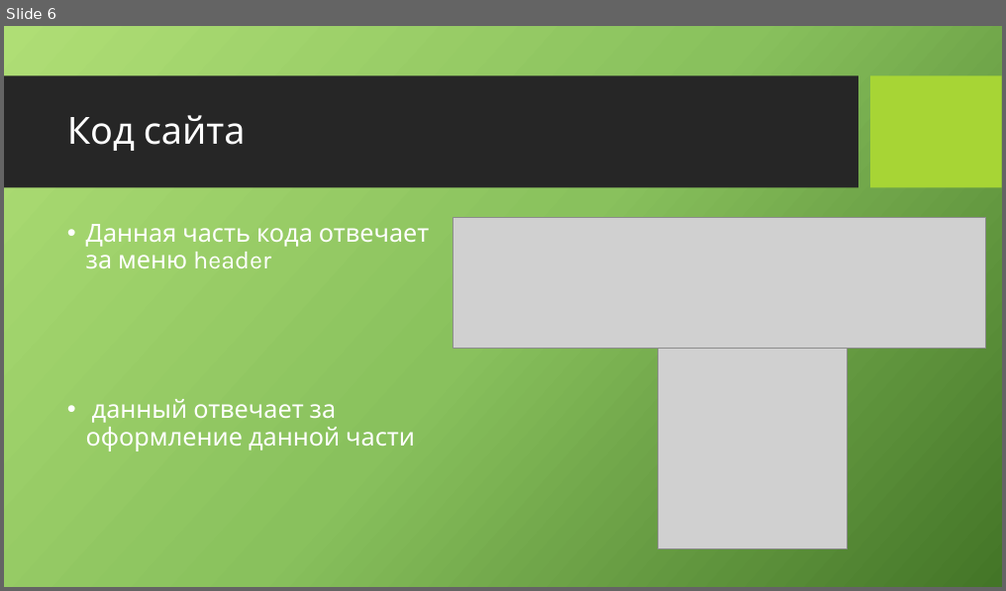
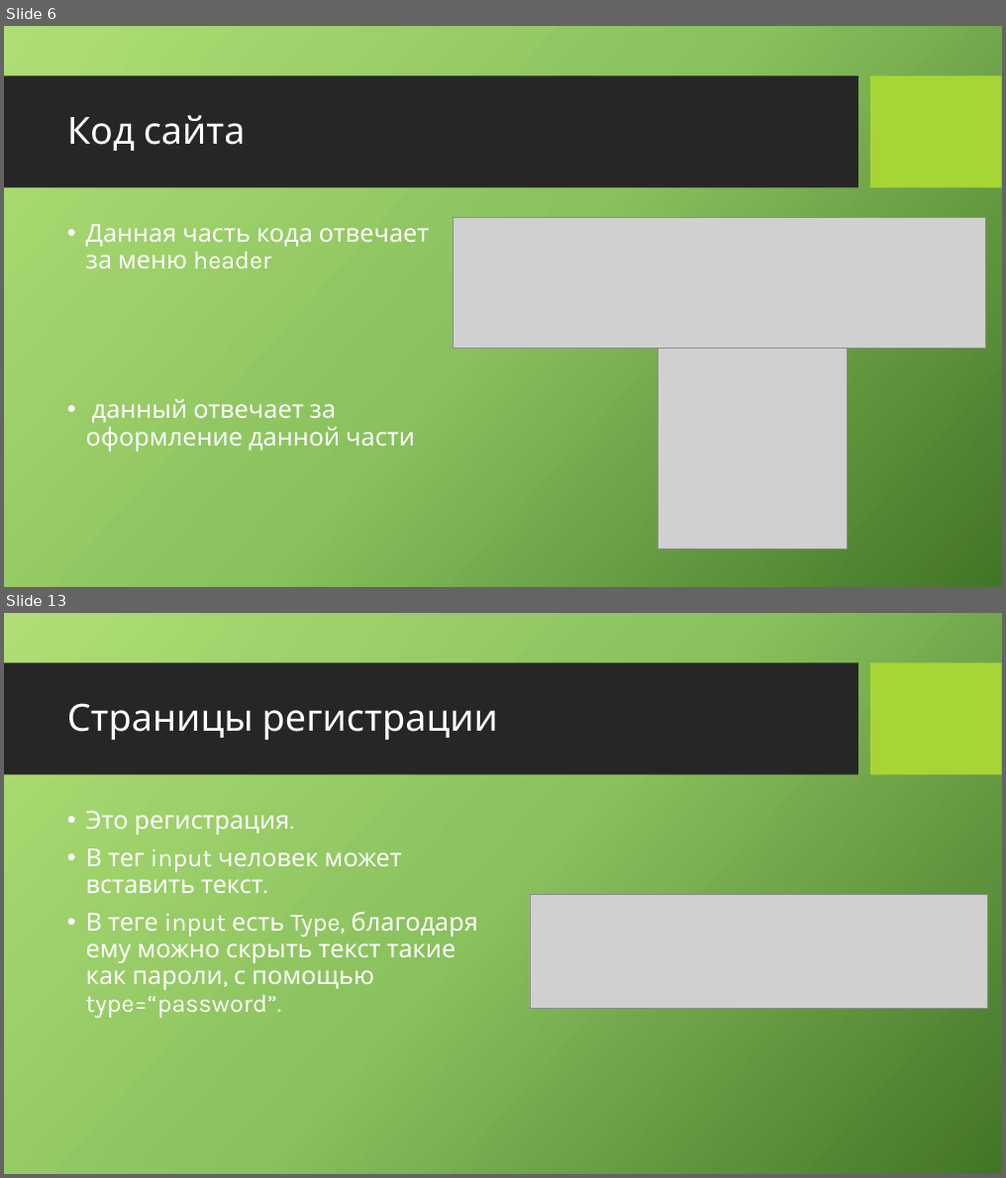
Before and after one commit to CoringPlay/raev-site, a slide deck: Ближе к суте.pptx. Shown one above the other, each under a label of ours: slide 6 before the commit, slides 6 and 13 after it; the slides between them are not shown. The pictures are 1006x591 and 1006x1178 pixels, drawn with LibreOffice and Linux fonts; fonts in the diff are those of the drawing; grey boxes stand for pictures; background and template pictures are left out. Boxes give left, top, right and bottom in pixels: in the first picture for what was removed or moved away, otherwise in the second. Text is boxed around its words. In the diff, an @@ line names an element or a change of style, - is before the commit and + after.

```diff
--- a/Ближе к суте.pptx
+++ b/Ближе к суте.pptx
@@ slide 13 added at (x1=4, y1=613, x2=1002, y2=1174), background picture (left out); not listed: 2 template elements that a slide beside it also shows @@
@@ title added at (x1=67, y1=703, x2=498, y2=740), 36 pt, text #FFFFFF @@
+Страницы регистрации
@@ text added at (x1=86, y1=811, x2=478, y2=1018), 24 pt, text #FFFFFF @@
+• Это регистрация.
+• В тег input человек может вставить текст.
+• В теге input есть Type, благодаря ему можно скрыть текст такие как пароли, с помощью type=“password”.
@@ picture added at (x1=530, y1=895, x2=988, y2=1008) @@
```
Also in this commit, not shown: 1 slide changed, 9 other slides added.
